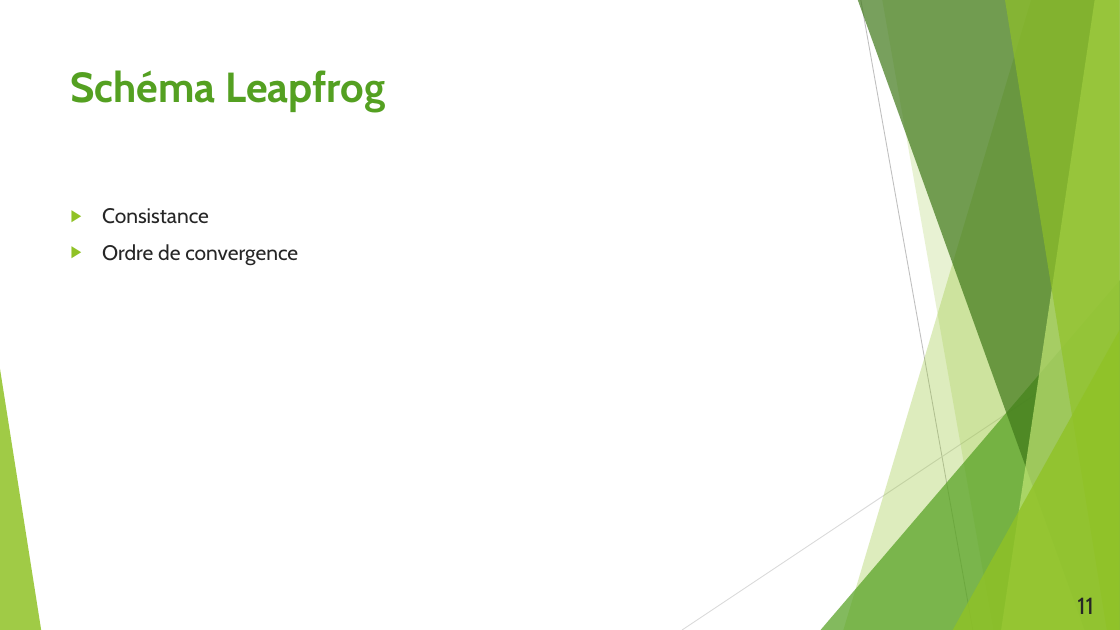
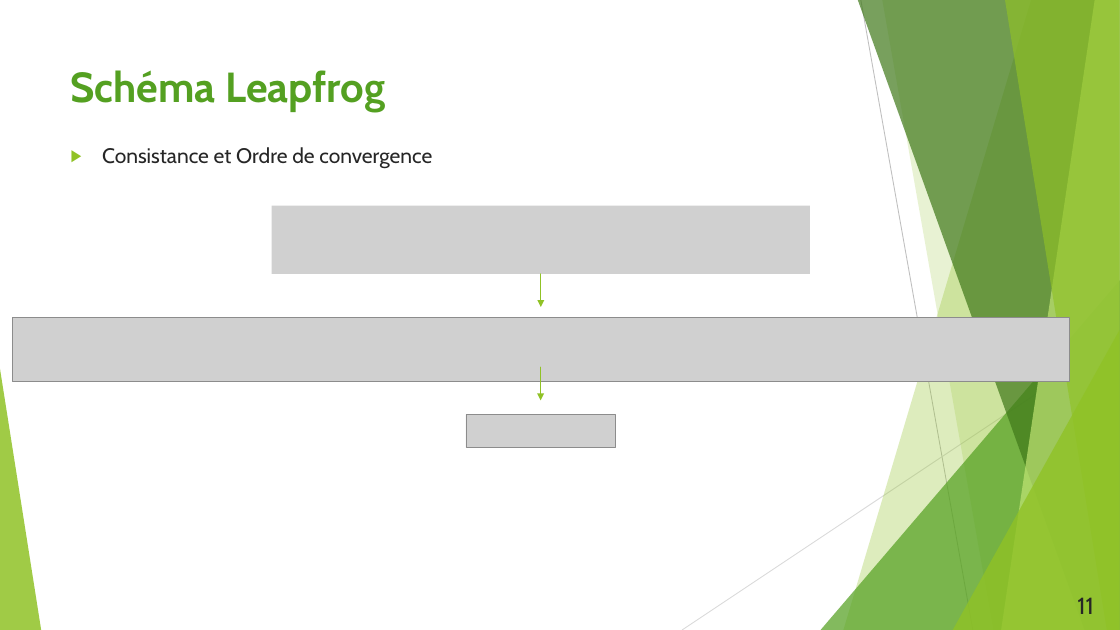
Before and after one commit to duynslaeger/projet_simulation_physique_Swift_Hohenberg, a slide deck: slide 11 of Présentation_LPHYS1303.pptx. Drawn at 1120x630 pixels with LibreOffice and Linux fonts; fonts in the diff are those of the drawing; grey boxes stand for pictures. Boxes give left, top, right and bottom in pixels: in the first picture for what was removed or moved away, otherwise in the second. Text is boxed around its words. In the diff, an @@ line names an element or a change of style, - is before the commit and + after.

```diff
--- a/Présentation_LPHYS1303.pptx
+++ b/Présentation_LPHYS1303.pptx
@@ text at [102,147,432,169]: text changed @@
-▶ Consistance
-▶ Ordre de convergence
+▶ Consistance et Ordre de convergence
@@ picture added at [271,206,810,274] @@
@@ arrow added from (541, 274) to (541, 307), #90C226 1 pt @@
@@ picture added at [12,318,1070,381] @@
@@ arrow added from (541, 367) to (541, 401), #90C226 1 pt @@
@@ picture added at [466,415,616,448] @@
```
Also in this commit, not shown: 1 slide added, 1 slide removed, 1 other file.
